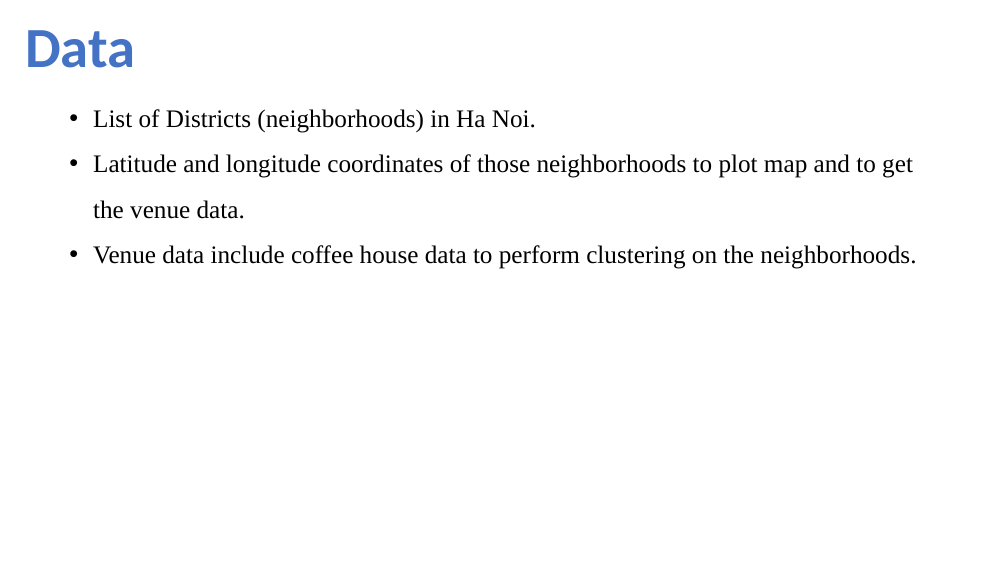
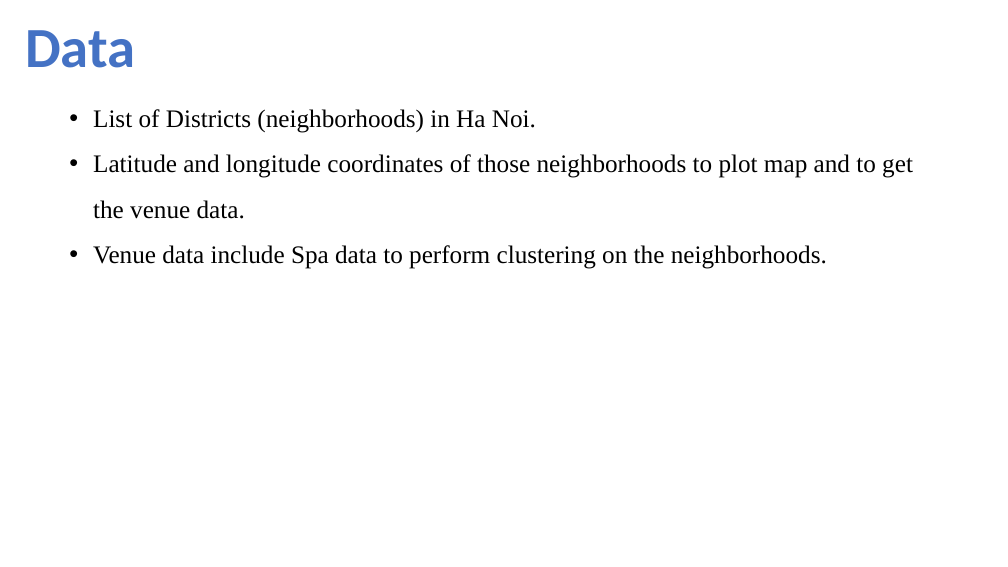
Before and after one commit to nxtacctau/Coursera_Capstone, a slide deck: slide 3 of Coursera Capstone Project Presentation Toannx.pptx. Drawn at 1008x567 pixels with LibreOffice and Linux fonts; fonts in the diff are those of the drawing. Boxes give left, top, right and bottom in pixels: in the first picture for what was removed or moved away, otherwise in the second. Text is boxed around its words. In the diff, an @@ line names an element or a change of style, - is before the commit and + after.

```diff
--- a/Coursera Capstone Project Presentation Toannx.pptx
+++ b/Coursera Capstone Project Presentation Toannx.pptx
@@ text at (93, 245, 827, 269): text changed @@
-  • Venue data include coffee house data to perform clustering on the neighborhoods.
+  • Venue data include Spa data to perform clustering on the neighborhoods.
```
Also in this commit, not shown: 6 other slides changed, 4 slides added, 4 other files.
